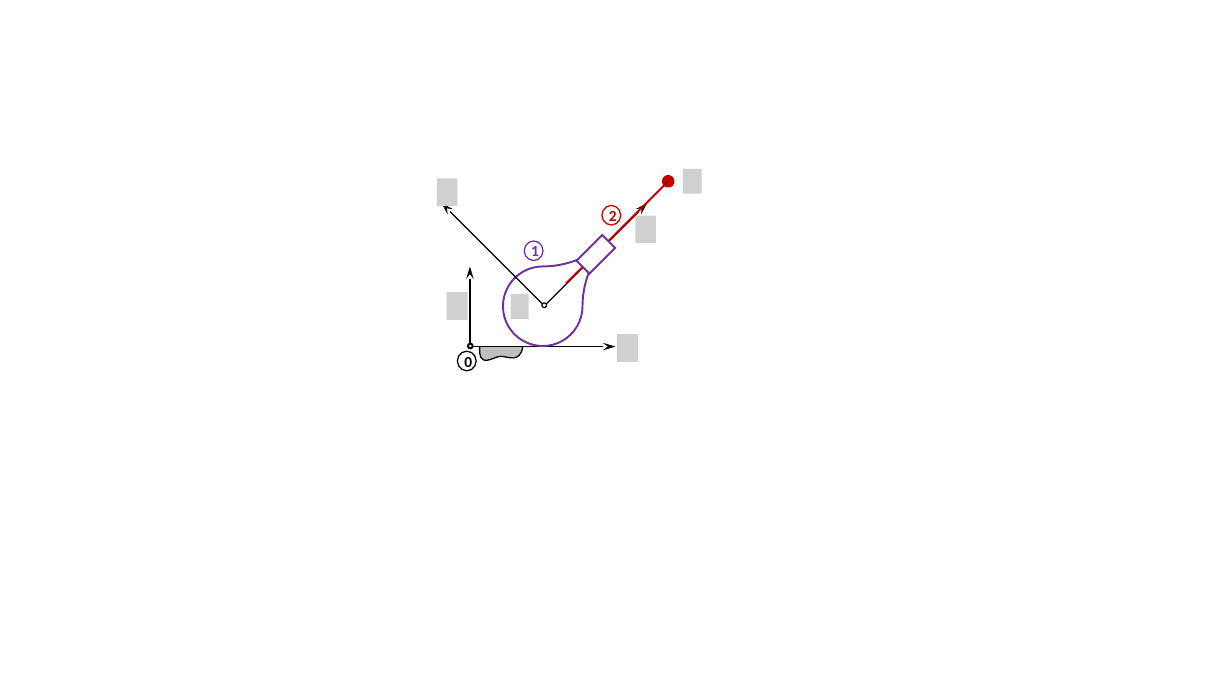
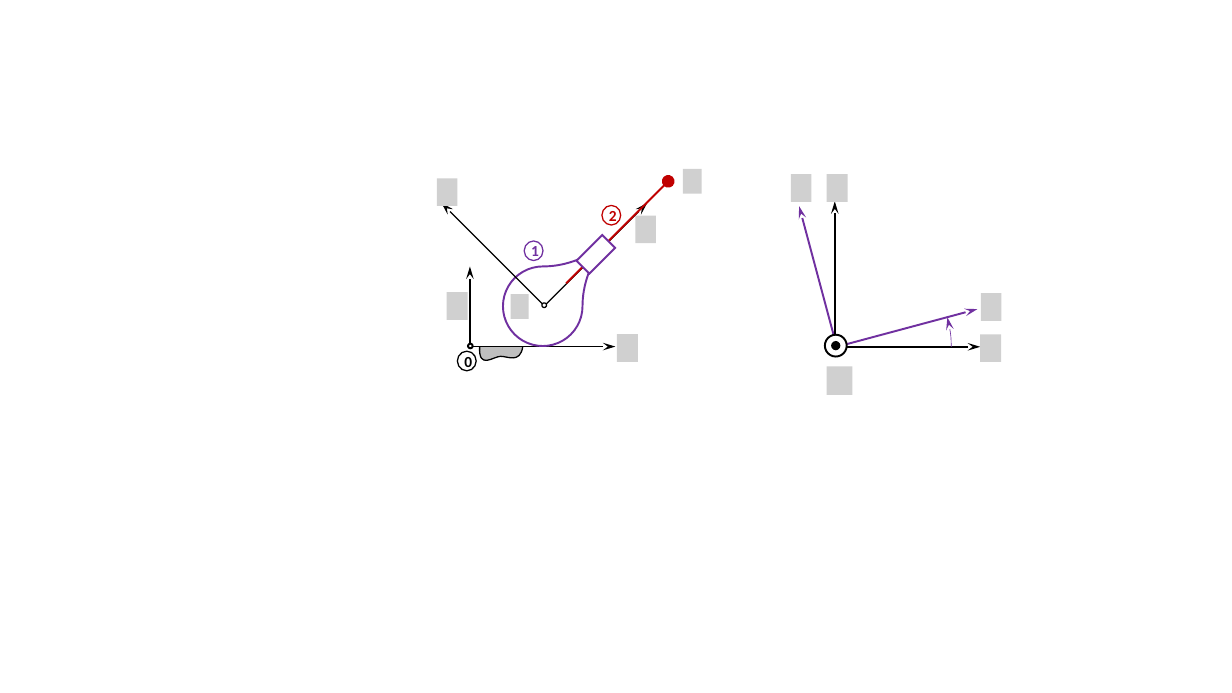
Before and after one commit to xpessoles/ExercicesCompetences, a slide deck: slide 10 of MecanismesDeBase/Figures.pptx. Drawn at 1232x693 pixels with LibreOffice and Linux fonts; fonts in the diff are those of the drawing; grey boxes stand for pictures; background and template pictures are left out. Boxes give left, top, right and bottom in pixels: in the first picture for what was removed or moved away, otherwise in the second. Text is boxed around its words. In the diff, an @@ line names an element or a change of style, - is before the commit and + after.

```diff
--- a/MecanismesDeBase/Figures.pptx
+++ b/MecanismesDeBase/Figures.pptx
@@ picture added at (791,175,811,202) @@
@@ picture added at (827,175,848,202) @@
@@ arrow added from (837, 347) to (799, 206), #7030A0 1.5 pt @@
@@ arrow added from (835, 347) to (835, 201), #000000 1.5 pt @@
@@ arc (boxed as its full ellipse) added at (718,230,951,463), outline #7030A0 0.5 pt @@
@@ picture added at (982,293,1002,321) @@
@@ arrow added from (837, 347) to (978, 310), #7030A0 1.5 pt @@
@@ ellipse added at (825,335,848,357), fill #FFFFFF, outline #000000 1.5 pt @@
@@ ellipse added at (833,342,840,349), fill #000000, outline #000000 1.5 pt @@
@@ arrow added from (835, 347) to (981, 347), #000000 1.5 pt @@
@@ picture added at (981,335,1002,362) @@
@@ picture added at (827,366,853,395) @@
```
Also in this commit, not shown: 14 other slides changed, 1 slide added, 37 other files.
